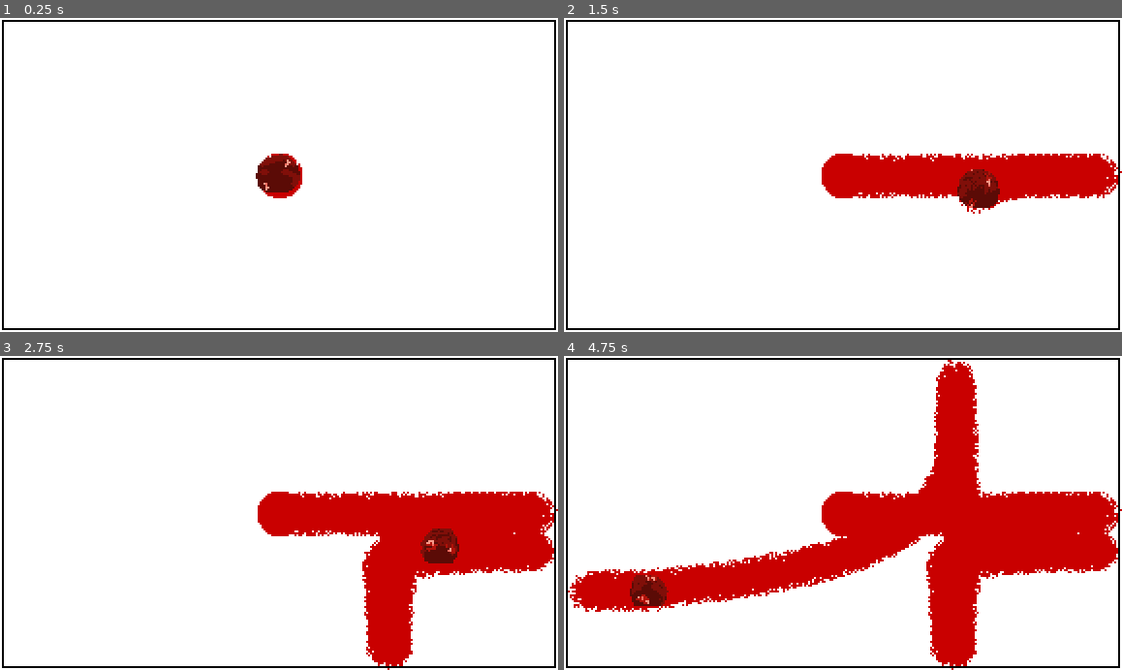
Above: before the commit, frames 1-4 (two rows, left to right).
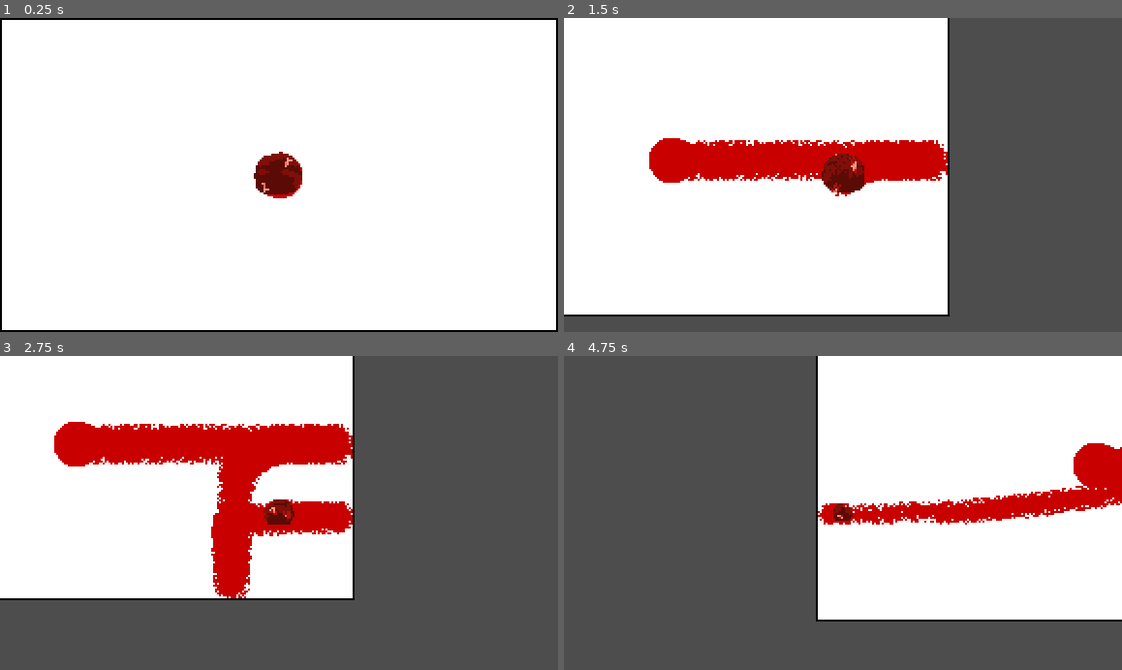
Above: after the commit, the same moments.

Repository: fawfle/blood-jam-cu
Game: Godot game, scene res://scenes/main.tscn
Same seed, same stepped clock (60 frames per second), same inputs: the game is played once before the commit and once after it.
Inputs:
- Up to frame 1 (0.25 s): no input
- Up to frame 2 (1.5 s): tap Enter at 0.5, 0.8, 1.35 s; hold D (right) 0.53-1.28 s; tap Shift (dash) at 0.6 s; hold S (backward) from 1.28 s (still down)
- Up to frame 3 (2.75 s): tap Shift (dash) at 1.55, 2.1 s; release S (backward) at 2.03 s; hold D (right) from 2.03 s (still down); tap Enter at 2.3 s
- Up to frame 4 (4.75 s): release D (right) at 2.78 s; hold W (forward) 2.78-3.53 s; tap Enter at 2.85, 3.8 s; tap Shift (dash) at 3.05, 4.55 s; hold A (left) from 3.53 s (still down); tap Backspace at 3.6 s; tap 0 at 4.35 s

The runs differ from the first frame. In frame 1, 4.1% of the frame differs, in the area x 0-100%, y 0-100%; in frame 2, 42%; in frame 3, 62%; in frame 4, 70%.

Commit message:
fixed resizing, i'm a little stupid

Diff:
--- a/scenes/ground/ground.gd
+++ b/scenes/ground/ground.gd
@@ -5,15 +5,20 @@
 
 @export var blood_color: Color = Color(1, 0, 0, 1)
 
-var room_size: Vector2i = Vector2i(288, 162)
+# var room_size: Vector2i = Vector2i(288, 162)
+
+var updated_image: bool = false
 
 func _init() -> void:
 	Global.ground = self
 
 func _ready() -> void:
-	blood_image = Image.create(room_size.x, room_size.y, false, Image.FORMAT_RGBA8)
-	blood_image.fill(Color(0, 0, 0, 0))
+	blood_image = create_image(Global.room_size)
 	blood_texture.set_image(blood_image)
+
+	resize_room(Global.room_size)
+
+	Global.room_resized.connect(resize_room)
 
 	#for i in range(50):
 	#	for j in range(50):
@@ -22,14 +27,42 @@
 
 	# (material as ShaderMaterial).set_shader_parameter("blood", blood_texture)
 
+var filled_pixels: int = 0
+
+func _process(delta: float) -> void:
+	if updated_image:
+		blood_texture.update(blood_image)
+		updated_image = false
+
+func resize_room(new_size: Vector2i):
+	var new_image: Image = create_image(new_size)
+
+	var x_offset: int = (new_image.get_width() - blood_image.get_width()) / 2
+	var y_offset: int = (new_image.get_height() - blood_image.get_height()) / 2
+
+	for x in range(blood_image.get_width()):
+		for y in range(blood_image.get_height()):
+			new_image.set_pixel(x + x_offset, y + y_offset, blood_image.get_pixel(x, y))
+
+	blood_texture.set_image(new_image)
+	blood_image = new_image
+
+	texture.width = new_size.x
+	texture.height = new_size.y
+
+	# blood_texture.draw_rect(blood_texture, Rect2(1, 1, 1, 1), false)
+
+func get_fill_ratio() -> float:
+	return filled_pixels / (float)(Global.room_size.x * Global.room_size.y)
+
 func paint_circle(circle_pos: Vector2i, radius: int) -> int:
 	radius += 2
-	circle_pos += room_size / 2
+	circle_pos += Global.room_size / 2
 	var painted_pixels = 0;
 	var start_x: int = max(circle_pos.x - radius - 10, 0)
-	var end_x: int = min(circle_pos.x + radius, room_size.x)
+	var end_x: int = min(circle_pos.x + radius, Global.room_size.x)
 	var start_y: int = max(circle_pos.y - radius - 10, 0)
-	var end_y: int = min(circle_pos.y + radius, room_size.y)
+	var end_y: int = min(circle_pos.y + radius, Global.room_size.y)
 
 	for x in range(start_x, end_x):
 		for y in range(start_y, end_y):
@@ -58,11 +91,21 @@
 		return false
 
 	blood_image.set_pixel(x, y, blood_color)
-	blood_texture.set_image(blood_image)
+	updated_image = true
 	return true
+
+func is_pixel_filled(x: int, y: int) -> bool:
+	if not is_in_image(x, y): return false
+	var current_color = blood_image.get_pixel(x, y)
+	return current_color.a != 0
 
 func is_in_image(x: int, y: int) -> bool:
 	if x < 0 or y < 0: return false
-	if x >= room_size.x or y >= room_size.y: return false
+	if x >= Global.room_size.x or y >= Global.room_size.y: return false
 
 	return true
+
+func create_image(size: Vector2i) -> Image:
+	var img: Image = Image.create_empty(size.x, size.y, false, Image.FORMAT_RGBA8)
+	img.fill(Color(0, 0, 0, 0))
+	return img
--- a/scenes/ground/ground.tscn
+++ b/scenes/ground/ground.tscn
@@ -1,24 +1,21 @@
-[gd_scene load_steps=7 format=3 uid="uid://dbxpkx7jsbcf2"]
+[gd_scene load_steps=5 format=3 uid="uid://dbxpkx7jsbcf2"]
 
-[ext_resource type="Shader" uid="uid://cdvael5587lkm" path="res://scenes/ground/floor.gdshader" id="1_w0xbj"]
 [ext_resource type="Texture2D" uid="uid://3qrpovhyppo5" path="res://scenes/ground/blood_map.tres" id="2_1w6he"]
 [ext_resource type="Script" uid="uid://l21rcv4eunto" path="res://scenes/ground/ground.gd" id="2_n0mj7"]
 
-[sub_resource type="ShaderMaterial" id="ShaderMaterial_n0mj7"]
-shader = ExtResource("1_w0xbj")
-shader_parameter/blood_map = ExtResource("2_1w6he")
-
-[sub_resource type="Gradient" id="Gradient_bfk6g"]
+[sub_resource type="Gradient" id="Gradient_t8de3"]
 colors = PackedColorArray(1, 1, 1, 1, 1, 1, 1, 1)
 
-[sub_resource type="GradientTexture2D" id="GradientTexture2D_w0xbj"]
-gradient = SubResource("Gradient_bfk6g")
+[sub_resource type="GradientTexture2D" id="GradientTexture2D_mmnfs"]
+gradient = SubResource("Gradient_t8de3")
 width = 288
 height = 162
 
 [node name="Ground" type="Sprite2D"]
-material = SubResource("ShaderMaterial_n0mj7")
-texture = SubResource("GradientTexture2D_w0xbj")
+texture = SubResource("GradientTexture2D_mmnfs")
 script = ExtResource("2_n0mj7")
 blood_texture = ExtResource("2_1w6he")
 blood_color = Color(0.7905676, 3.7541986e-06, 3.85046e-07, 1)
+
+[node name="Blood" type="Sprite2D" parent="."]
+texture = ExtResource("2_1w6he")
--- a/scenes/main-test-mihai.tscn
+++ b/scenes/main-test-mihai.tscn
@@ -14,8 +14,18 @@
 
 [node name="Player" parent="." instance=ExtResource("2_tmai7")]
 
-[node name="Wall_test" parent="." instance=ExtResource("3_ybwf0")]
+[node name="Wall_test" parent="."]
+_import_path = NodePath("")
+unique_name_in_owner = false
+process_mode = 0
+process_priority = 0
+process_physics_priority = 0
+process_thread_group = 0
+physics_interpolation_mode = 0
+auto_translate_mode = 0
+editor_description = ""
 position = Vector2(0, 70)
+script = null
 
 [node name="Fodder" parent="." instance=ExtResource("4_tmai7")]
 blood = null
--- a/scenes/main.gd
+++ b/scenes/main.gd
@@ -1,4 +1,4 @@
-extends Node2D
+class_name Main extends Node2D
 
 const wall_scene := preload("res://scenes/wall/wall.tscn")
 
@@ -7,7 +7,12 @@
 var top_wall: Wall
 var bottom_wall: Wall
 
+@export var fill_ratio_target = 0.2
+
 const WALL_WIDTH: float = 1
+
+func _init() -> void:
+	Global.main = self
 
 # Called when the node enters the scene tree for the first time.
 func _ready() -> void:
@@ -15,11 +20,19 @@
 	right_wall = create_wall()
 	top_wall = create_wall()
 	bottom_wall = create_wall()
-	update_walls(get_viewport_rect().size - Vector2(2, 2))
+	update_walls(Global.room_size)
 
 # Called every frame. 'delta' is the elapsed time since the previous frame.
 func _process(_delta: float) -> void:
-	pass
+	var fill_ratio: float = Global.ground.get_fill_ratio()
+	# print(fill_ratio)
+	if fill_ratio > fill_ratio_target:
+		resize_room()
+
+func resize_room():
+	Global.room_size *= 2
+	update_walls(Global.room_size)
+	Global.room_resized.emit(Global.room_size)
 
 func update_walls(room_size: Vector2i):
 	left_wall.global_position = Vector2(-room_size.x / 2.0 + WALL_WIDTH / 2, 0)
--- a/scenes/main.tscn
+++ b/scenes/main.tscn
@@ -1,20 +1,16 @@
-[gd_scene load_steps=4 format=3 uid="uid://c8evxvjut3sps"]
+[gd_scene load_steps=5 format=3 uid="uid://c8evxvjut3sps"]
 
 [ext_resource type="PackedScene" uid="uid://dbxpkx7jsbcf2" path="res://scenes/ground/ground.tscn" id="1_0wfyh"]
 [ext_resource type="Script" uid="uid://cbgkr8obs2pqr" path="res://scenes/main.gd" id="1_jyhfs"]
 [ext_resource type="PackedScene" uid="uid://c0xl0mbw34dfe" path="res://scenes/player/player.tscn" id="1_o5qli"]
+[ext_resource type="Script" uid="uid://6pckog4as786" path="res://scripts/camera.gd" id="2_jyhfs"]
 
 [node name="Main" type="Node2D"]
 script = ExtResource("1_jyhfs")
 
-[node name="Camera2D" type="Camera2D" parent="."]
-
 [node name="Floor" parent="." instance=ExtResource("1_0wfyh")]
 
 [node name="Player" parent="." instance=ExtResource("1_o5qli")]
-move_acceleration = 400.0
-stop_acceleration = 800.0
-max_speed = 500.0
-min_dash_speed = 200.0
-dash_multiplier = 0.2
-bounce_multiplier = 0.8
+
+[node name="Camera2D" type="Camera2D" parent="Player"]
+script = ExtResource("2_jyhfs")
--- a/scenes/player/player.gd
+++ b/scenes/player/player.gd
@@ -12,12 +12,13 @@
 @export var dash_multiplier: float = 0.2
 
 ## damping applied on bounce
-@export var bounce_multiplier: float = 0.8
+@export var bounce_multiplier: float = 0.6
 ## min speed required to bounce
 @export var min_speed_to_bounce: float = 80
 
 @export var blood_scale: float = 10.0
 
+@export var dash_cost: float = 10.0
 @export var paint_cost: float = 0.001
 
 @export var slowdown_per_pixel: float = 0.05
@@ -55,11 +56,11 @@
 
 func update_size():
 	size = max(0, Global.blood) / blood_scale
-	animated_sprite.scale = Vector2.ONE * size * 0.1
+	animated_sprite.scale = Vector2.ONE * size * 0.11
 	(collision_shape.shape as CircleShape2D).radius = size
 
-
 func paint_trail():
+	if Global.ground == null: return
 	var painted: int = Global.ground.paint_circle(global_position, round(size))
 	# var prev_vel = velocity
 	velocity = velocity.move_toward(Vector2.ZERO, painted * slowdown_per_pixel)
@@ -94,3 +95,4 @@
 	# use the last movement input for if player isn't holding a direction
 	var dash_speed: float = max(velocity.length(), min_dash_speed)
 	velocity = last_movement_input * dash_speed + (velocity * dash_multiplier)
+	Global.blood -= dash_cost
--- /dev/null
+++ b/scripts/camera.gd
@@ -0,0 +1,8 @@
+extends Node2D
+
+@export var target: Node2D
+
+func _process(delta: float) -> void:
+	if target == null: return
+
+	global_position = floor(target.global_position)
--- a/scripts/debug.gd
+++ b/scripts/debug.gd
@@ -40,3 +40,5 @@
 
 	if input_command.begins_with("b"):
 		Global.blood += int(input_num)
+	if input_command.begins_with("r"):
+		Global.main.resize_room()
--- a/scripts/global.gd
+++ b/scripts/global.gd
@@ -2,9 +2,17 @@
 
 var blood: float = 100
 
+var room_size: Vector2i = Vector2i(288, 162)
+
 var player: Player
 var ground: Ground
+var main: Main
 
 ## signal enemy sends when getting eaten
 @warning_ignore("unused_signal")
 signal enemy_eaten(enemy: Enemy)
+
+
+## when room gets resized
+@warning_ignore("unused_signal")
+signal room_resized(size: Vector2i)
Not shown: 1 places in scenes/main-test-mihai.tscn that only renumber resources
Not shown, added: scripts/camera.gd.uid
Not shown, added: sprites/duck/duck-idle.png.import
Not shown, added: sprites/duck/duck-run.png.import
Not shown, added: sprites/hazmat-runside.png.import
